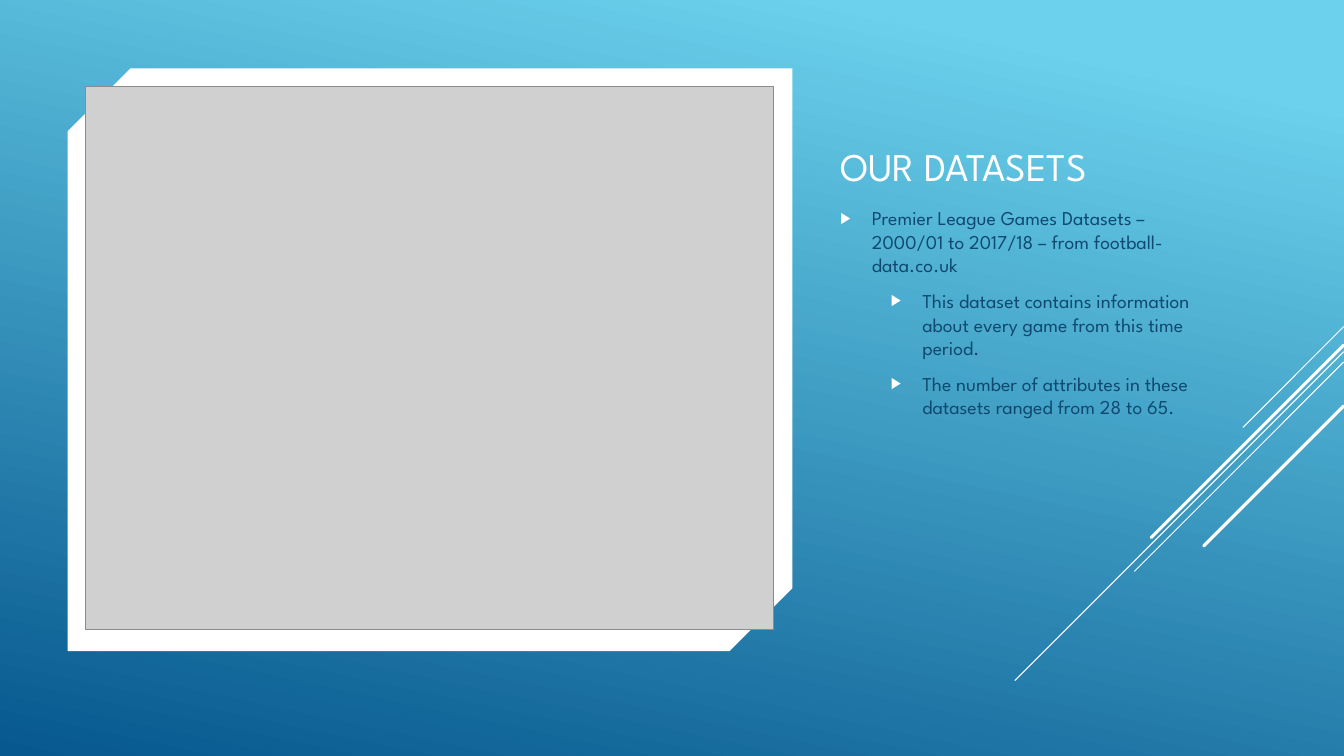
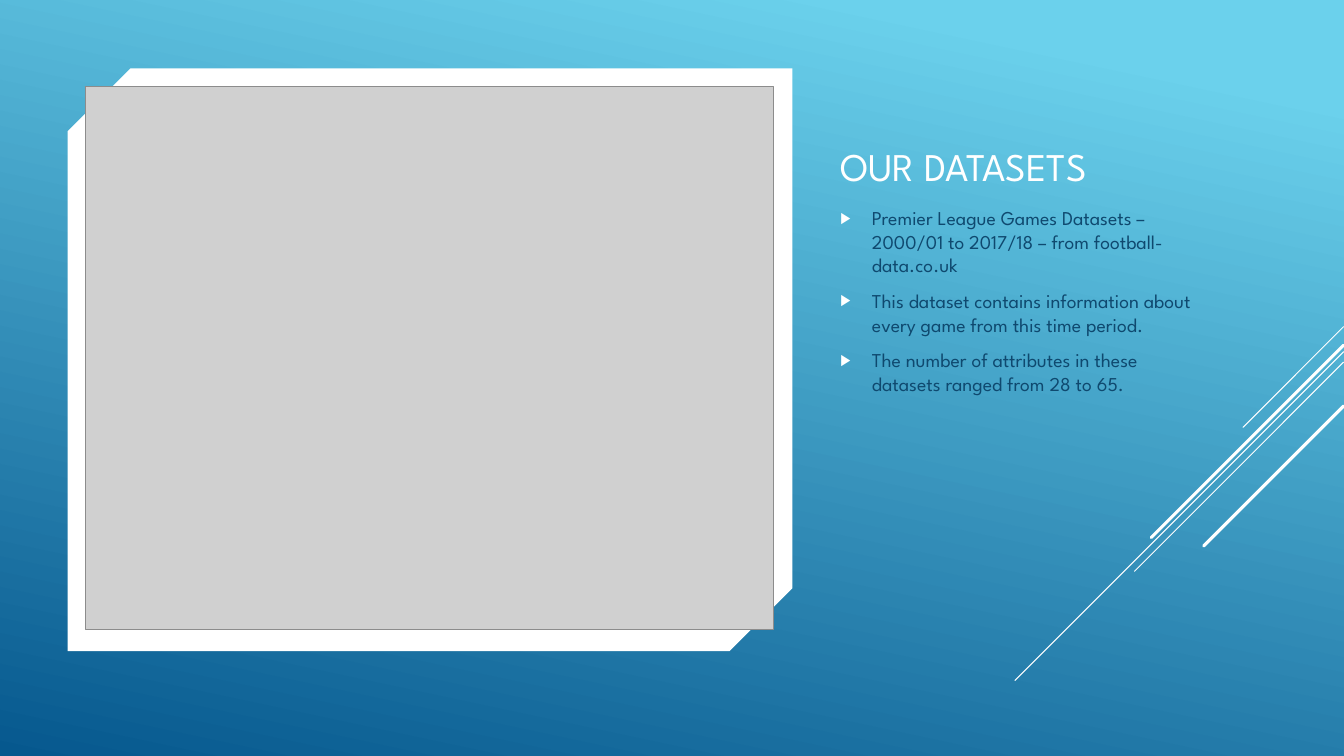
Before and after one commit to russell-brady/data-mining, a slide deck: slide 2 of Documents/WorkshopGroup40.pptx. Drawn at 1344x756 pixels with LibreOffice and Linux fonts; fonts in the diff are those of the drawing; grey boxes stand for pictures. Boxes give left, top, right and bottom in pixels: in the first picture for what was removed or moved away, otherwise in the second. Text is boxed around its words. In the diff, an @@ line names an element or a change of style, - is before the commit and + after.

```diff
--- a/Documents/WorkshopGroup40.pptx
+++ b/Documents/WorkshopGroup40.pptx
@@ text at bbox=[872, 294, 1191, 395]: list level 2 to 1 in "This dataset contains information about ..."; list level 2 to 1 in "The number of attributes in ..." @@
```
Also in this commit, not shown: 2 other slides changed, 3 slides added, 2 slides removed, 2 other files.
